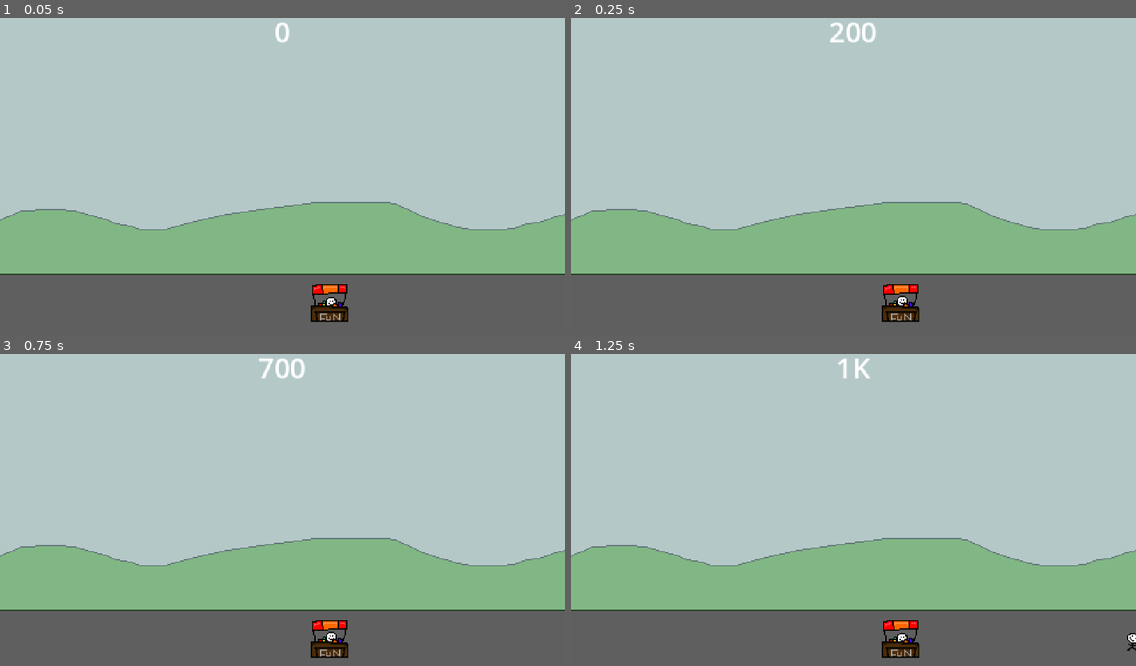
Above: before the commit, frames 1-4 (two rows, left to right).
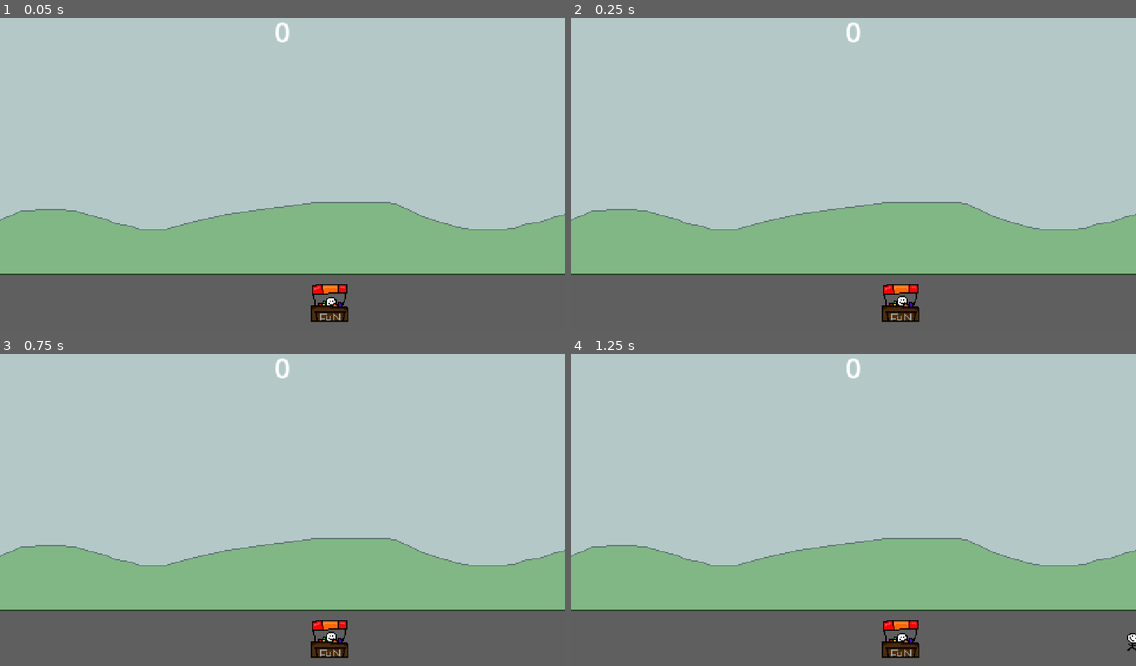
Above: after the commit, the same moments.

Repository: DISN-kolo/bubble-clicker-ggj25
Game: Godot game, scene res://MainScene.tscn
Two runs of this game, one before a commit and one after it. Both use one fixed random seed, a clock stepped at 60 frames per second and the inputs below.
Inputs (mouse positions are in pixels of both pictures, inside the frame that each line leads up to):
- Up to frame 1 (0.05 s): no input
- Up to frame 2 (0.25 s): no input
- Up to frame 3 (0.75 s): tap Enter (ui_accept) at 0.5 s; move the mouse to (406, 491) at 0.52 s; hold Right (ui_right) from 0.53 s (still down); click (406, 491) at 0.6 s
- Up to frame 4 (1.25 s): keep holding Right (ui_right); tap Enter (ui_accept) at 0.77 s

Frame 1 is identical in both runs. In frame 2, 0.2% of the frame differs, in the area x 45-54%, y 1-8%; in frame 3, 0.2%; in frame 4, 0.2%, in the area x 47-53%, y 1-8%.

Commit message:
connect bubbles to counter

Diff:
--- a/Bubble.gd
+++ b/Bubble.gd
@@ -28,6 +28,7 @@
 			$Sprite2D.queue_free()
 			explosion_instance = explosion.instantiate()
 			add_child(explosion_instance)
+			get_tree().get_nodes_in_group("BubblesCount")[0].addBubbles("1");
 	move_and_slide()
 	pass
 
--- a/MainScene.tscn
+++ b/MainScene.tscn
@@ -43,7 +43,7 @@
 position = Vector2(0, -180)
 shape = SubResource("RectangleShape2D_so2dy")
 
-[node name="BubblesCount" parent="." instance=ExtResource("3_n88jn")]
+[node name="BubblesCount" parent="." groups=["BubblesCount"] instance=ExtResource("3_n88jn")]
 anchors_preset = 5
 anchor_left = 0.5
 anchor_right = 0.5
--- a/bubbles_value/bubbles_value.gd
+++ b/bubbles_value/bubbles_value.gd
@@ -84,7 +84,6 @@
 			borrow = 0;
 
 		result.append(arrayBubbles(str(diff))[0]);
-
 	bubbles_value = result;
 
 func addBubbles(num: String):
@@ -94,4 +93,5 @@
 	subtract(arrayBubbles(num));
 
 func _on_timer_timeout():
-	add(arrayBubbles(passive));
+	pass;
+	#add(arrayBubbles(passive));
Not shown: 1 places in MainScene.tscn that only renumber resources
